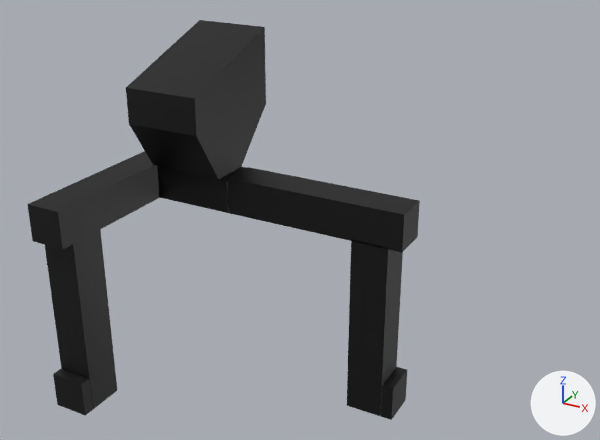
Two versions of the Blender file assets-raw/blend/testik.blend, one commit apart.
Rendered twice from a 50 mm lens placed at (1.379, -2.0, 1.518), pointed at (0.39, -0.202, 0.619). The lights are fixed; the arrows at lower right show +X, +Y and +Z.

Objects in the first picture: 'BaseMesh'.
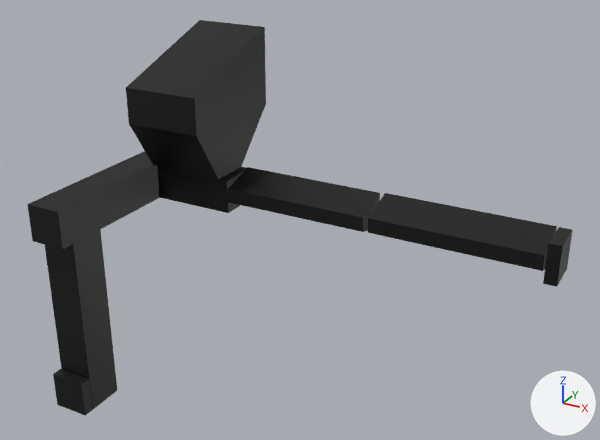
What differs and where, as boxes [x1, y1, x2, y2] in the pictures (600 x 440 px; the box of a moved part takes in the faces that stretch with it):
```json
{"object": "BaseMesh", "change": "reshaped", "before": [27, 20, 420, 420], "after": [27, 20, 573, 415], "on screen": "39% wider"}
{"part": 1, "of": "me_plane", "change": "moved or reshaped", "before": [381, 367, 407, 420], "after": [543, 227, 573, 287]}
{"part": 2, "of": "me_plane", "change": "moved or reshaped", "before": [228, 167, 420, 416], "after": [228, 167, 557, 271]}
```

The change, as JSON lines over the scene's bpy script:
```json
{"block": "me_plane", "where": "me_plane.from_pydata(...)  # 72 vertices, 58 faces; spans x -0.231..0.667, y -0.566..0.116, z 0.029..1.055"}
{"block": "me_plane", "where": "# used by ob_basemesh; location = (0.0, 0.0, 0.0)"}
{"block": "me_plane", "change": "me_plane part 1: the loose piece of 8 vertices spanning x 0.629..0.662, y -0.152..-0.044, z 0.029..0.137 is moved by (0.405, 0.0, 0.538)"}
{"block": "me_plane", "change": "me_plane part 2"}
{"op": "set", "path": "me_plane.vertices[32].co", "old": "(0.667, -0.152, 0.566)", "new": "(0.552, -0.152, 0.6)", "note": "pixel (402, 252) -> pixel (362, 231)"}
{"op": "set", "path": "me_plane.vertices[33].co", "old": "(0.667, -0.152, 0.673)", "new": "(0.552, -0.152, 0.641)", "note": "pixel (404, 214) -> pixel (363, 217)"}
{"op": "set", "path": "me_plane.vertices[34].co", "old": "(0.127, -0.152, 0.566)", "new": "(0.127, -0.152, 0.6)", "note": "pixel (228, 213) -> pixel (228, 202)"}
{"op": "set", "path": "me_plane.vertices[35].co", "old": "(0.127, -0.152, 0.673)", "new": "(0.127, -0.152, 0.641)", "note": "pixel (227, 178) -> pixel (227, 189)"}
{"op": "set", "path": "me_plane.vertices[36].co", "old": "(0.667, -0.044, 0.566)", "new": "(0.552, -0.044, 0.566)", "note": "pixel (417, 237) -> not seen"}
{"op": "set", "path": "me_plane.vertices[37].co", "old": "(0.667, -0.044, 0.673)", "new": "(0.552, -0.044, 0.673)", "note": "pixel (419, 200) -> pixel (380, 192)"}
{"op": "set", "path": "me_plane.vertices[40].co", "old": "(0.52, -0.152, 0.029)", "new": "(0.567, -0.152, 0.642)", "note": "pixel (346, 405) -> pixel (368, 218)"}
{"op": "set", "path": "me_plane.vertices[41].co", "old": "(0.628, -0.152, 0.029)", "new": "(0.567, -0.152, 0.601)", "note": "pixel (380, 416) -> pixel (367, 232)"}
{"op": "set", "path": "me_plane.vertices[42].co", "old": "(0.52, -0.152, 0.57)", "new": "(1.029, -0.152, 0.642)", "note": "pixel (351, 239) -> pixel (544, 255)"}
{"op": "set", "path": "me_plane.vertices[43].co", "old": "(0.628, -0.152, 0.57)", "new": "(1.029, -0.152, 0.601)", "note": "pixel (388, 247) -> pixel (542, 271)"}
{"op": "set", "path": "me_plane.vertices[44].co", "old": "(0.52, -0.044, 0.029)", "new": "(0.567, -0.044, 0.676)", "note": "not seen -> pixel (385, 192)"}
{"op": "set", "path": "me_plane.vertices[45].co", "old": "(0.628, -0.044, 0.029)", "new": "(0.567, -0.044, 0.568)"}
{"op": "set", "path": "me_plane.vertices[46].co", "old": "(0.52, -0.044, 0.57)", "new": "(1.029, -0.044, 0.676)", "note": "not seen -> pixel (556, 226)"}
{"op": "set", "path": "me_plane.vertices[47].co", "old": "(0.628, -0.044, 0.57)", "new": "(1.029, -0.044, 0.568)"}
```
